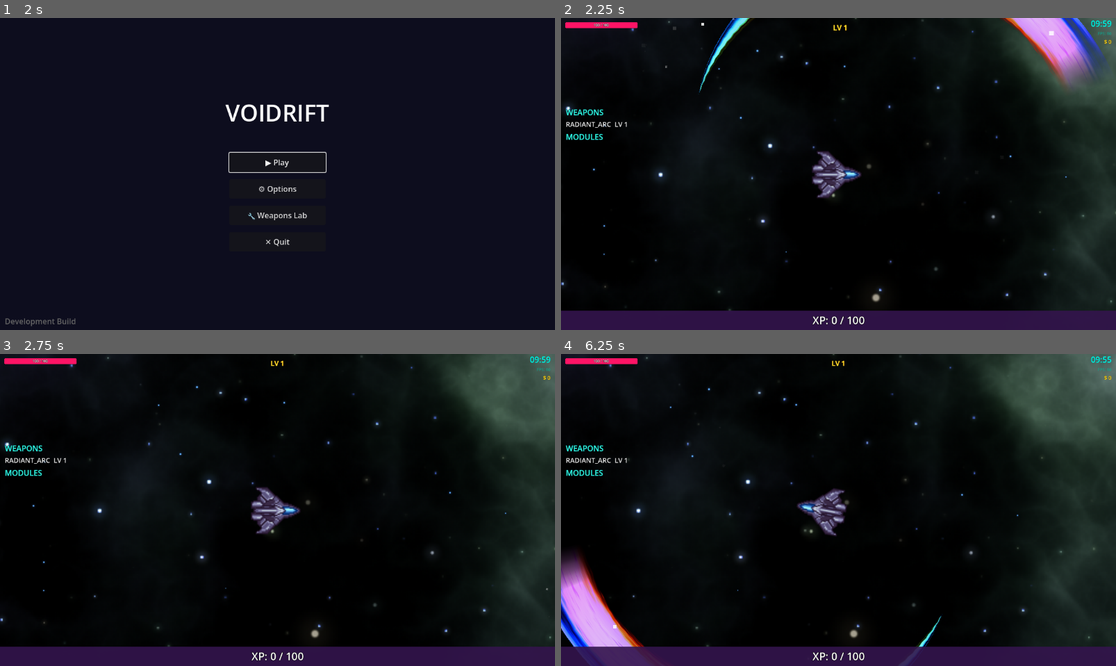
Above: before the commit, frames 1-4 (two rows, left to right).
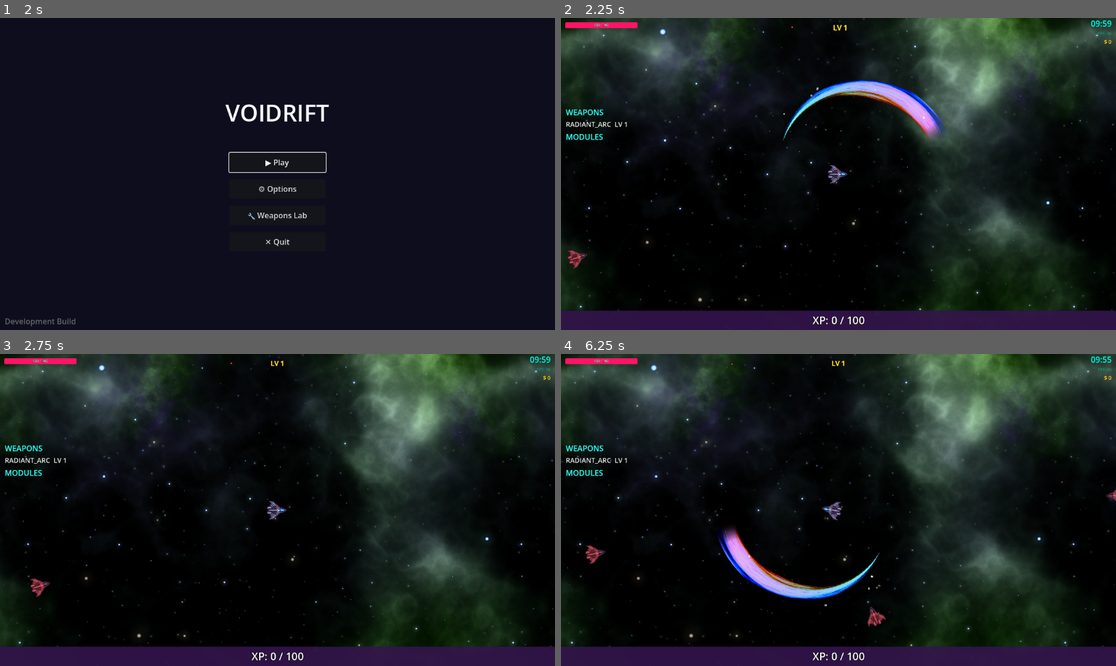
Above: after the commit, the same moments.

Repository: chalkbluffone/voidrift
Game: Godot game, scene res://scenes/ui/options_menu.tscn
Same seed, same stepped clock (60 frames per second), same inputs: the game is played once before the commit and once after it. This scene is started directly instead of the project's main scene.
Inputs (mouse positions are in pixels of both pictures, inside the frame that each line leads up to):
- Up to frame 1 (2 s): click (249, 208) at 0.5 s; click "← Back" at 1.25 s
- Up to frame 2 (2.25 s): click "▶ Play" at 2 s
- Up to frame 3 (2.75 s): no input
- Up to frame 4 (6.25 s): tap Enter (ui_accept) at 2.75, 3.02, 6.02 s; move the mouse to (960, 494) at 2.77 s; hold Right (ui_right) 2.78-3.5 s; hold Space (phase_shift) 2.78-3.5 s; click (960, 494) at 2.92 s; drag from (727, 525) to (860, 510) at 3.52 s; move the mouse to (894, 441) at 4.27 s; hold Right (ui_right) 4.28-5 s; tap 2 at 4.35 s; drag from (810, 572) to (716, 432) at 5.02 s; move the mouse to (1005, 556) at 5.77 s; hold Left (ui_left) from 5.78 s (still down); tap R at 5.85 s

Frame 1 is identical in both runs. In frame 2, 37% of the frame differs, in the area x 0-100%, y 0-94%; in frame 3, 35%; in frame 4, 41%, in the area x 0-100%, y 0-100%.

Commit message:
Refactor weapon handling and UI settings management
- Removed obsolete megabonk_weapons.csv.import file.
- Updated debug log timestamps to reflect new session start time.
- Fixed color parsing in radiant_arc effect script.
- Adjusted Camera2D zoom level in ship scene for better gameplay experience.
- Refactored options_menu and pause_menu scripts to use SettingsManager instance directly.
- Deprecated resource export function in weapon_test_lab script.

Diff:
--- a/data/megabonk_weapons.csv
+++ /dev/null
@@ -1,30 +0,0 @@
-Weapon,Unlock,BaseBehavior,Types,ElementOrDamageType,SpecialOrCC,Tags,StrategySynergies,DamageC,DamageU,DamageR,DamageE,DamageL,ProjectileCountC,ProjectileCountU,ProjectileCountR,ProjectileCountE,ProjectileCountL,ProjectileSpeedC,ProjectileSpeedU,ProjectileSpeedR,ProjectileSpeedE,ProjectileSpeedL,SizeC,SizeU,SizeR,SizeE,SizeL,DurationC,DurationU,DurationR,DurationE,DurationL,CritChanceC,CritChanceU,CritChanceR,CritChanceE,CritChanceL,CritDamageC,CritDamageU,CritDamageR,CritDamageE,CritDamageL,BouncesC,BouncesU,BouncesR,BouncesE,BouncesL,KnockbackC,KnockbackU,KnockbackR,KnockbackE,KnockbackL
-Sword,Starter melee,Short-range slash arc,Melee,None,None,melee;slash,Prioritize damage/count then size; knockback helps safety,2,2.4,2.8,3.2,4,1,1.2,1.4,1.6,2,,,,,,20%,24%,28%,32%,40%,,,,,,,,,,,,,,,,,,,,,0.5,0.6,0.7,0.8,1
-Flamewalker,Starter,Leaves fire trail behind player,AoE,Fire,Burn trail,fire;dot;aoe,Size/quantity boost coverage; great with duration/cooldown tomes,2,2.4,2.8,3.2,4,1,1.2,1.4,1.6,2,,,,,,15%,18%,21%,24%,30%,0.18,0.21,0.25,0.29,0.36,,,,,,,,,,,,,,,,,,,,
-Lightning Staff,Starter,Instant lightning strikes that chain via bounces,Projectile,Lightning,Chain/bounce,lightning;bounce;projectile,Stack bounces and size for chaining; quantity for coverage,2,2.4,2.8,3.2,4,1,1.2,1.4,1.6,2,,,,,,20%,24%,28%,32%,40%,,,,,,,,,,,,,,,,1,1.2,1.4,1.6,2,,,,,
-Firestaff,Starter,Fireball projectile with AoE explosion,Projectile,Fire,AoE blast,fire;aoe;projectile,Size/quantity for bigger blasts; damage scaling strong; projectile speed minor,2.5,3,3.5,4,5,1,1.2,1.4,1.6,2,0.1,0.12,0.14,0.16,0.2,16%,19%,22%,26%,32%,,,,,,,,,,,,,,,,,,,,,,,,,
-Chunkers,Starter,Orbiting rocks knock back nearby enemies,Orbit,Physical,Knockback,orbit;knockback;projectile,Size/knockback for safety; speed to tighten orbit coverage,3,3.6,4.2,4.8,6,1,1.2,1.4,1.6,2,0.35,0.42,0.49,0.56,0.7,20%,24%,28%,32%,40%,,,,,,,,,,,,,,,,,,,,,0.7,0.8,0.8,1,1.3
-Bone,Starter,Bouncing bone projectile,Projectile,Physical,Bounce,projectile;bounce,Bounces then count; speed for more hits; pairs with size,2.5,3,3.5,4,5,1,1.2,1.4,1.6,2,0.2,0.24,0.28,0.32,0.4,,,,,,,,,,,,,,,,,,,,,1,1.2,1.4,1.6,2,0.3,0.3,0.4,0.5,0.6
-Bow,Starter,Piercing arrows,Projectile,Physical,Pierce,projectile;pierce;crit,Crit-focused; take crit tomes; projectile count and speed for coverage,1.75,2.1,2.45,2.8,3.5,1,1.2,1.4,1.6,2,0.3,0.36,0.42,0.48,0.6,0.2,0.2,0.2,0.3,0.3,,,,,,8%,10%,11%,13%,16%,18%,22%,25%,29%,36%,,,,,,,,,,
-Revolver,"Kill 7,500 enemies (1 Silver)",Multi-bullet projectile weapon,Projectile,Physical,Bounce,projectile;bounce;crit,Bounce first for chaining; crit tomes; keep damage scaling,2.5,3,3.5,4,5,1,1.2,1.4,1.6,2,0.4,0.5,0.6,0.6,0.8,,,,,,,,,,,10%,12%,14%,16%,20%,20%,24%,28%,32%,40%,1,1.2,1.4,1.6,2,,,,,
-Aegis,Block 500 damage with Armor as Sir Oofie (1 Silver),Shield blocks hit then emits shockwave,AoE,Physical,Block + shockwave CC,aoe;defense;knockback,Quantity for more shields; knockback for space; cooldown/armor synergies,2,2.4,2.8,3.2,4,1,1.2,1.4,1.6,2,,,,,,15%,18%,21%,24%,30%,,,,,,,,,,,,,,,,,,,,,0.8,0.9,1.1,1.2,1.5
-Bananarang,Find hidden banana in Forest (1 Silver),Returning banana projectile,Projectile,Physical,Return path,projectile;return,Count then size; speed for faster cycles; works well with cooldown,2,2.4,2.8,3.2,4,1,1.2,1.4,1.6,2,0.1,0.12,0.14,0.16,0.2,14%,17%,20%,22%,28%,,,,,,,,,,,,,,,,,,,,,,,,,
-Aura,Survive 2 minutes without taking damage (1 Silver),Constant ring damage aura,AoE,None,Constant aura,aoe;dot,Pure area scaling; size is main multiplier; pairs with duration/cooldown,1.4,1.7,2,2.2,2.8,,,,,,,,,,,14%,17%,20%,22%,28%,,,,,,,,,,,,,,,,,,,,,,,,,
-Axe,"Get 2,000 kills with Sword (1 Silver)",Spinning axe linger AoE,AoE,Physical,Linger,aoe;linger,Duration and count for coverage; size helpful; pairs with cooldown,1.5,1.8,2.1,2.4,3,1,1.2,1.4,1.6,2,,,,,,10%,12%,14%,16%,20%,0.08,0.1,0.11,0.13,0.16,,,,,,,,,,,,,,,,,,,,
-Space Noodle,Clear Desert Tier 2 as Tony McZoom (2 Silver),Tether beam between player and target; target cannot die until beam ends,Beam,None,Lock target until duration ends,beam;channel,Duration and size to secure kill window; pair with cooldown/defense,2,2.4,2.8,3.2,4,,,,,,,,,,,20%,24%,28%,32%,40%,0.2,0.24,0.28,0.32,0.4,,,,,,,,,,,,,,,,,,,,
-Sniper Rifle,Level Precision Tome to 10 (2 Silver),Manual-aim piercing shot,Projectile,Physical,Pierce,projectile;pierce;crit,High damage scaling; count for multi-shots; size for easier hits,4,4.8,5.6,6.4,8,1,1.2,1.4,1.6,2,,,,,,13%,16%,18%,21%,26%,,,,,,,,,,,,,,,,,,,,,,,,,
-Slutty Rocket,"15,000 kills as CL4NK (2 Silver)",Homing rockets,Projectile,Physical,Homing,projectile;homing;crit,Crit chance is strong; count for more rockets; speed for reliability,2,2.4,2.8,3.2,4,1,1.2,1.4,1.6,2,0.2,0.24,0.28,0.32,0.4,,,,,,,,,,,8%,10%,11%,13%,16%,,,,,,,,,,,,,,,
-Shotgun,5% drop from Desert Stage 2 Tumbleweed (2 Silver),Cone burst; pellets pierce and scale with range,Projectile,Physical,Pierce cone,projectile;cone;crit,Count boosts pellet count; damage and crit solid; size for spread control,3,3.6,4.2,4.8,6,1,1.2,1.4,1.6,2,,,,,,15%,18%,21%,24%,30%,,,,,,7%,8%,10%,11%,14%,,,,,,,,,,,0.35,0.42,0.49,0.56,0.7
-Mines,"7,500 kills with Slutty Rocket (2 Silver)",Drops proximity mines,AoE,Physical,Knockback,aoe;trap;knockback,Duration and size for coverage; count for area denial; pairs with cooldown,3,3.6,4.2,4.8,6,1,1.2,1.4,1.6,2,,,,,,15%,18%,21%,24%,30%,0.4,0.48,0.56,0.64,0.8,,,,,,,,,,,,,,,,,,,,
-Wireless Dagger,Lightning Staff to level 15 (2 Silver),Homing daggers that never miss,Projectile,Physical,Bounce homing,projectile;homing;bounce,Count then bounces; speed to reach targets; pairs with cooldown,2,2.4,2.8,3.2,4,1,1.2,1.4,1.6,2,0.1,0.12,0.14,0.16,0.2,,,,,,,,,,,,,,,,,,,,,1,1.2,1.4,1.6,2,,,,,
-Frostwalker,"Freeze 1,000 enemies with Ice Cube (2 Silver)",Pulse that freezes enemies,AoE,Ice,Freeze,aoe;ice;cc,Duration for longer freeze; size for catch radius; cooldown pairs well,2,2.4,2.8,3.2,4,,,,,,,,,,,10%,12%,14%,16%,20%,0.12,0.14,0.17,0.19,0.24,,,,,,,,,,,,,,,,,,,,
-Tornado,Charge a Charge Shrine during Sandstorm on Desert (2 Silver),Piercing tornadoes with knockback,Projectile,Physical,Knockback,projectile;knockback;aoe,Count and size for walling; speed to reach targets; great defensive tool,2,2.4,2.8,3.2,4,1,1.2,1.4,1.6,2,4,4.8,5.6,6.4,8,14%,17%,20%,22%,28%,,,,,,,,,,,,,,,,,,,,,0.6,0.72,0.84,0.96,1.2
-Dexecutioner,"12,500 kills with Sword (2 Silver)",Piercing blade with 2% execute chance,Projectile,Physical,Execute chance,projectile;execute;crit,Count and size; crit supports execute; pairs with CC setup,2,2.4,2.8,3.2,4,1,1.2,1.4,1.6,2,,,,,,20%,24%,28%,32%,40%,,,,,,5%,6%,7%,8%,10%,,,,,,,,,,,,,,,
-Blood Magic,Bloody Tome to level 12 (2 Silver),AoE pulse; on-kill +1 Max HP (no cap),AoE,None,Max HP on kill,aoe;dot;sustain,Count then size; pairs with tank builds; cooldown helps pulses,1.5,1.8,2.1,2.4,3,1,1.2,1.4,1.6,2,,,,,,15%,18%,21%,24%,30%,,,,,,,,,,,,,,,,,,,,,,,,,
-Black Hole,Knockback Tome to level 10 (2 Silver),Pulls enemies inward (CC),AoE,None,Pull,aoe;cc;setup,Duration/count for control; size for catch; great to set up other DPS,1.3,1.5,1.8,2,2.5,1,1.2,1.4,1.6,2,,,,,,13%,16%,18%,21%,26%,0.12,0.14,0.17,0.19,0.24,,,,,,,,,,,,,,,,,,,,
-Poison Flask,Kill Scorpionussy miniboss in Desert 3 times (2 Silver),Lobbed poison AoE applying stacks,Projectile,Poison,Poison DoT,projectile;aoe;dot;poison,Duration for stacking; speed for coverage; anti-crit; pairs with DoT boosts,0.5,0.6,0.7,0.8,1,1,1.2,1.4,1.6,2,2,2.4,2.8,3.2,4,15%,18%,21%,24%,30%,1,1.2,1.4,1.6,2,,,,,,,,,,,,,,,,,,,,
-Katana,5% drop from Desert Stage 1 Tumbleweed (2 Silver),Auto-target nearest melee slash,Melee,Physical,None,melee;slash;crit,Crit-focused melee; count/size for coverage; cooldown helps uptime,2.2,2.6,3.1,3.5,4.4,1,1.2,1.4,1.6,2,,,,,,20%,24%,28%,32%,40%,,,,,,8%,10%,11%,13%,16%,20%,24%,28%,32%,40%,,,,,,,,,,
-Dragon's Breath,"Kill 1,000 Wisps as Fox on Desert (2 Silver)",Directional fire cone (channeled),Cone,Fire,Burn cone,fire;cone;dot,Duration and size for sustained burn; cooldown/quantity boost uptime,3,3.6,4.2,4.8,6,,,,,,,,,,,15%,18%,21%,24%,30%,0.2,0.24,0.28,0.32,0.4,,,,,,,,,,,,,,,,,,,,
-Dice,Luck Tome to level 12 (4 Silver),Throws dice (damage 1-6); rolling 6 grants +0.5% permanent self crit chance,Projectile,Physical,Self-buff crit on 6,projectile;crit;random,Crit stacking; count for more rolls; speed for more throws,2,2.4,2.8,3.2,4,1,1.2,1.4,1.6,2,0.2,0.24,0.28,0.32,0.4,15%,18%,21%,24%,30%,,,,,,10%,12%,14%,16%,20%,20%,24%,28%,32%,40%,,,,,,,,,,
-Hero Sword,Defeat stage boss without picking ground items/powerups/shrines (4 Silver),Melee slash plus ranged slashing projectile (pierces),Hybrid,Physical,Pierce,melee;projectile;pierce,Count for multi-projectiles; speed for reach; size for coverage,2,2.4,2.8,3.2,4,1,1.2,1.4,1.6,2,4,4.8,5.6,6.4,8,15%,18%,21%,24%,30%,,,,,,,,,,,,,,,,,,,,,,,,,
-Corrupted Sword,Level Cursed Tome to 20 within 10:00 (8 Silver),Dual-direction slash; backward projectile pierces; damage scales up at low HP,Hybrid,Physical,Damage scales up at low HP,melee;projectile;pierce;risk,Count/speed for coverage; high-risk high-reward scaling at low HP,2,2.4,2.8,3.2,4,1,1.2,1.4,1.6,2,4,4.8,5.6,6.4,8,15%,18%,21%,24%,30%,,,,,,,,,,,,,,,,,,,,,,,,,
--- a/effects/radiant_arc/radiant_arc.gd
+++ b/effects/radiant_arc/radiant_arc.gd
@@ -155,7 +155,7 @@
 		return Color(hex)
 	elif hex.length() == 8:
 		# RGBA format
-		return Color(hex.substr(0, 6)).from_string(hex_string, fallback)
+		return Color.from_string(hex_string, fallback)
 	return fallback
 
 func _ready() -> void:
--- a/scenes/gameplay/ship.tscn
+++ b/scenes/gameplay/ship.tscn
@@ -55,7 +55,7 @@
 shape = SubResource("CircleShape2D_pickup")
 
 [node name="Camera2D" type="Camera2D" parent="."]
-zoom = Vector2(2.5, 2.5)
+zoom = Vector2(1, 1)
 process_callback = 0
 position_smoothing_enabled = true
 position_smoothing_speed = 8.0
--- a/scripts/ui/options_menu.gd
+++ b/scripts/ui/options_menu.gd
@@ -5,6 +5,7 @@
 
 const MAIN_MENU_SCENE := "res://scenes/ui/main_menu.tscn"
 
+@onready var _settings: Node = get_node("/root/SettingsManager")
 @onready var master_slider: HSlider = $Panel/VBoxContainer/MasterVolume/Slider
 @onready var sfx_slider: HSlider = $Panel/VBoxContainer/SFXVolume/Slider
 @onready var music_slider: HSlider = $Panel/VBoxContainer/MusicVolume/Slider
@@ -20,11 +21,11 @@
 
 
 func _sync_ui_from_settings() -> void:
-	master_slider.value = SettingsManager.master_volume
-	sfx_slider.value = SettingsManager.sfx_volume
-	music_slider.value = SettingsManager.music_volume
-	fullscreen_check.button_pressed = SettingsManager.fullscreen
-	vsync_check.button_pressed = SettingsManager.vsync
+	master_slider.value = _settings.master_volume
+	sfx_slider.value = _settings.sfx_volume
+	music_slider.value = _settings.music_volume
+	fullscreen_check.button_pressed = _settings.fullscreen
+	vsync_check.button_pressed = _settings.vsync
 
 
 func _connect_signals() -> void:
@@ -37,23 +38,23 @@
 
 
 func _on_master_volume_changed(value: float) -> void:
-	SettingsManager.set_master_volume(value)
+	_settings.set_master_volume(value)
 
 
 func _on_sfx_volume_changed(value: float) -> void:
-	SettingsManager.set_sfx_volume(value)
+	_settings.set_sfx_volume(value)
 
 
 func _on_music_volume_changed(value: float) -> void:
-	SettingsManager.set_music_volume(value)
+	_settings.set_music_volume(value)
 
 
 func _on_fullscreen_toggled(pressed: bool) -> void:
-	SettingsManager.set_fullscreen(pressed)
+	_settings.set_fullscreen(pressed)
 
 
 func _on_vsync_toggled(pressed: bool) -> void:
-	SettingsManager.set_vsync(pressed)
+	_settings.set_vsync(pressed)
 
 
 func _on_back_pressed() -> void:
--- a/scripts/ui/pause_menu.gd
+++ b/scripts/ui/pause_menu.gd
@@ -9,6 +9,7 @@
 const MAIN_MENU_SCENE := "res://scenes/ui/main_menu.tscn"
 const GAME_SCENE := "res://scenes/gameplay/world.tscn"
 
+@onready var _settings: Node = get_node("/root/SettingsManager")
 @onready var resume_button: Button = $Panel/VBoxContainer/ResumeButton
 @onready var restart_button: Button = $Panel/VBoxContainer/RestartButton
 @onready var options_button: Button = $Panel/VBoxContainer/OptionsButton
@@ -119,37 +120,37 @@
 	var vsync_check = options_container.get_node_or_null("Panel/VBoxContainer/VSync/CheckButton")
 
 	if master_slider:
-		master_slider.value = SettingsManager.master_volume
+		master_slider.value = _settings.master_volume
 	if sfx_slider:
-		sfx_slider.value = SettingsManager.sfx_volume
+		sfx_slider.value = _settings.sfx_volume
 	if music_slider:
-		music_slider.value = SettingsManager.music_volume
+		music_slider.value = _settings.music_volume
 	if fullscreen_check:
-		fullscreen_check.button_pressed = SettingsManager.fullscreen
+		fullscreen_check.button_pressed = _settings.fullscreen
 	if vsync_check:
-		vsync_check.button_pressed = SettingsManager.vsync
+		vsync_check.button_pressed = _settings.vsync
 
 
 # --- Options handlers ---
 
 func _on_master_volume_changed(value: float) -> void:
-	SettingsManager.set_master_volume(value)
+	_settings.set_master_volume(value)
 
 
 func _on_sfx_volume_changed(value: float) -> void:
-	SettingsManager.set_sfx_volume(value)
+	_settings.set_sfx_volume(value)
 
 
 func _on_music_volume_changed(value: float) -> void:
-	SettingsManager.set_music_volume(value)
+	_settings.set_music_volume(value)
 
 
 func _on_fullscreen_toggled(pressed: bool) -> void:
-	SettingsManager.set_fullscreen(pressed)
+	_settings.set_fullscreen(pressed)
 
 
 func _on_vsync_toggled(pressed: bool) -> void:
-	SettingsManager.set_vsync(pressed)
+	_settings.set_vsync(pressed)
 
 
 func _connect_options_signals() -> void:
--- a/tools/weapon_test_lab/weapon_test_lab.gd
+++ b/tools/weapon_test_lab/weapon_test_lab.gd
@@ -347,7 +347,7 @@
 	reload_from_weapons_json()
 
 
-func _on_export_resource_pressed(filename: String) -> void:
+func _on_export_resource_pressed(_filename: String) -> void:
 	push_warning("Resource export deprecated - use Save to save directly to weapons.json")
 
 
Not shown, removed: data/megabonk_weapons.csv.import
Not shown, changed: debug_log.txt
